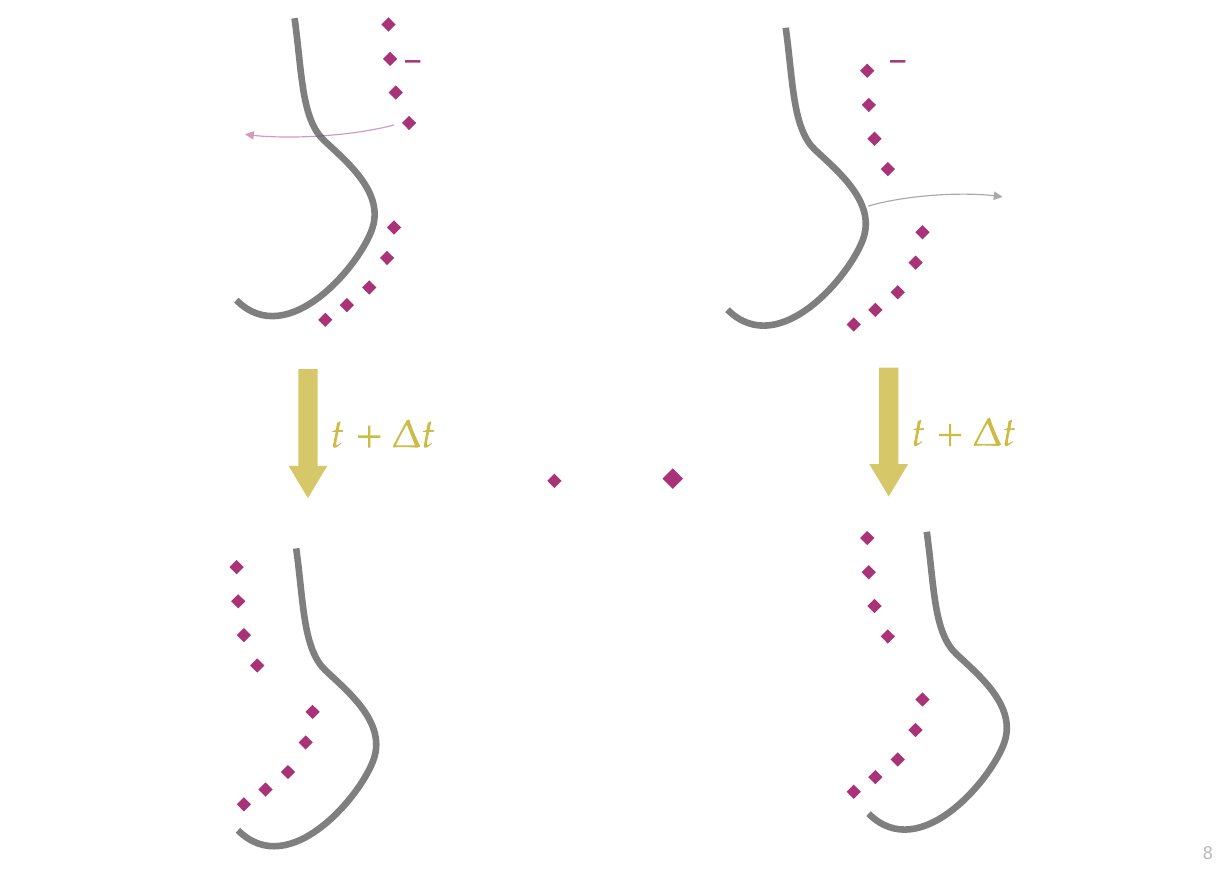
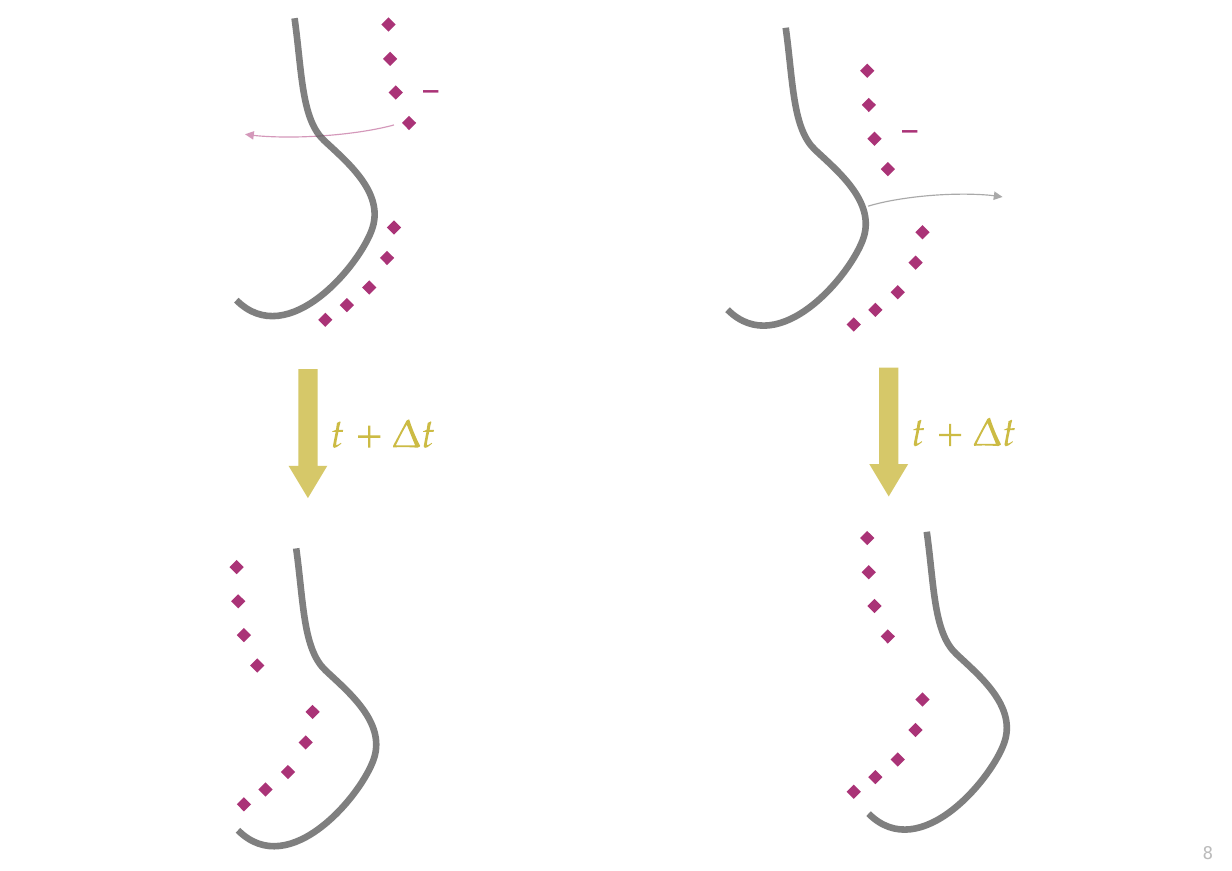
Before and after one commit to pglpm/7wonders, a slide deck: slide 8 of drawings.odp. Drawn at 1232x871 pixels with LibreOffice and Linux fonts; fonts in the diff are those of the drawing. Boxes give left, top, right and bottom in pixels: in the first picture for what was removed or moved away, otherwise in the second. Text is boxed around its words. In the diff, an @@ line names an element or a change of style, - is before the commit and + after.

```diff
--- a/drawings.odp
+++ b/drawings.odp
@@ text "–": place and size @@
-text "–" at <box>395,34,431,86</box>
+text "–" at <box>413,63,449,116</box>
@@ text "–": place and size @@
-text "–" at <box>881,34,917,86</box>
+text "–" at <box>892,103,927,156</box>
@@ diamond removed at <box>547,474,562,489</box> @@
@@ diamond removed at <box>663,469,683,489</box> @@
```
Also in this commit, not shown: 3 other slides changed, 22 other files.
